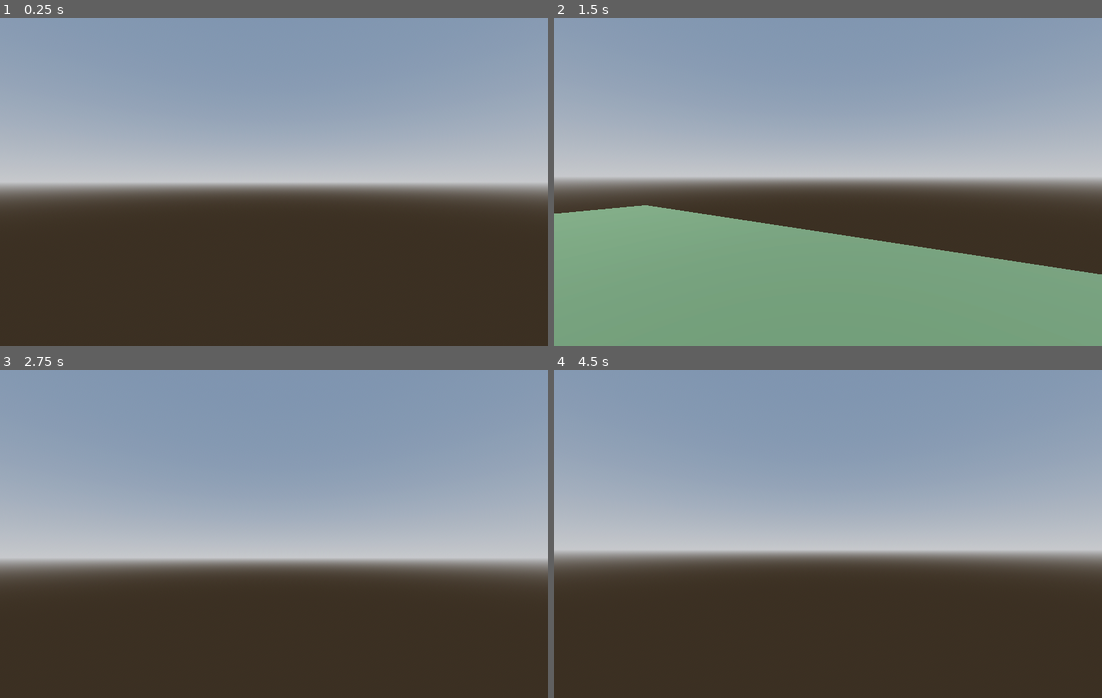
Above: before the commit, frames 1-4 (two rows, left to right).
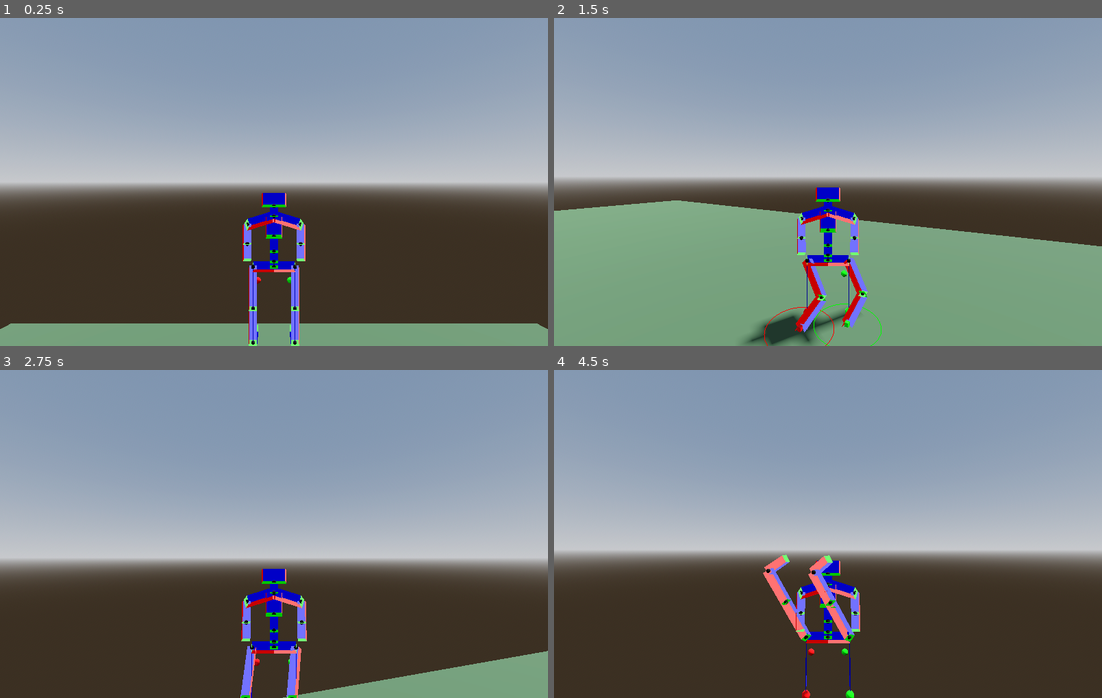
Above: after the commit, the same moments.

Repository: marcolatellafrias/character-parametric
Game: Godot game, scene res://Scenes/Demo.tscn
The game is run twice, just before and just after one commit, with the same random seed, the same clock (stepped at 60 frames per second) and the same inputs.
Inputs (mouse positions are in pixels of both pictures, inside the frame that each line leads up to):
- Up to frame 1 (0.25 s): no input
- Up to frame 2 (1.5 s): move the mouse to (855, 182) at 0.52 s; hold E 0.53-1.28 s; hold W (move_forward) from 0.53 s (still down); tap Space (jump) at 0.77 s; move the mouse to (800, 182) at 1.27 s; tap Q at 1.35 s
- Up to frame 3 (2.75 s): keep holding W (move_forward); tap Space (jump) at 1.52 s; move the mouse to (284, 527) at 2.02 s; hold E from 2.03 s (still down)
- Up to frame 4 (4.5 s): keep holding W (move_forward); move the mouse to (822, 540) at 2.77 s; release E at 2.78 s; tap Q at 2.85, 4.35 s; tap Space (jump) at 3.02, 3.77 s; move the mouse to (866, 537) at 3.52 s; hold E 3.53-4.28 s; move the mouse to (784, 530) at 4.27 s

The runs differ from the first frame. In frame 1, 8.8% of the frame differs, in the area x 0-100%, y 53-100%; in frame 2, 7.8%; in frame 3, 5.6%; in frame 4, 2.5%.

Commit message:
Descripción del cambio (por ejemplo: agregar animación de salto)

Diff:
--- a/Scenes/Demo.tscn
+++ b/Scenes/Demo.tscn
@@ -7,7 +7,6 @@
 [ext_resource type="Material" uid="uid://dnj4yx07gux3o" path="res://Materials/green.tres" id="5_4i7ud"]
 [ext_resource type="Script" uid="uid://rp6tci1gjxpq" path="res://scripts/bone_instantiator.gd" id="6_ecetj"]
 [ext_resource type="Script" uid="uid://cq25yhl2dfmgv" path="res://scripts/character_body_3d.gd" id="6_oilx1"]
-[ext_resource type="PackedScene" uid="uid://delu2qjrw6teu" path="res://addons/Mirror3D/Mirror3D.tscn" id="8_ecetj"]
 [ext_resource type="PackedScene" uid="uid://ckrqq415fubai" path="res://Scenes/test_slab.tscn" id="9_oilx1"]
 
 [sub_resource type="ProceduralSkyMaterial" id="ProceduralSkyMaterial_2rq0j"]
@@ -43,17 +42,17 @@
 
 [sub_resource type="CapsuleMesh" id="CapsuleMesh_u0d3p"]
 material = ExtResource("3_ecetj")
-radius = 0.1
+radius = 0.01
 height = 1.0
 
 [sub_resource type="CapsuleMesh" id="CapsuleMesh_d6ua1"]
 material = ExtResource("4_oilx1")
-radius = 0.1
+radius = 0.01
 height = 1.0
 
 [sub_resource type="CapsuleMesh" id="CapsuleMesh_umjme"]
 material = ExtResource("5_4i7ud")
-radius = 0.1
+radius = 0.01
 height = 1.0
 
 [sub_resource type="CapsuleShape3D" id="CapsuleShape3D_3xrpy"]
@@ -100,7 +99,7 @@
 shape = SubResource("ConcavePolygonShape3D_lsnf5")
 
 [node name="axis" type="Node3D" parent="."]
-transform = Transform3D(0.3, 0, 0, 0, 0.3, 0, 0, 0, 0.3, 0, 0, 0)
+transform = Transform3D(10, 0, 0, 0, 10, 0, 0, 0, 10, 0, 0, 0)
 
 [node name="X" type="MeshInstance3D" parent="axis"]
 transform = Transform3D(-4.371139e-08, -1, 0, 1, -4.371139e-08, 0, 0, 0, 1, 0.5, 0, 0)
@@ -126,17 +125,13 @@
 shape = SubResource("CapsuleShape3D_3xrpy")
 
 [node name="Camera3D" type="Camera3D" parent="player_root/player_controller"]
-transform = Transform3D(1, 0, 0, 0, 1, 0, 0, 0, 1, 0, 1.7772312, 0)
+transform = Transform3D(1, 0, 0, 0, 1, 0, 0, 0, 1, 0, 1.7772312, 2.7568374)
 
 [node name="BoneInstantiator" type="Node3D" parent="player_root/player_controller"]
 transform = Transform3D(1, 0, 0, 0, 1, 0, 0, 0, 1, 0, 0.6820402, 0)
 script = ExtResource("6_ecetj")
 
 [node name="ik_targets" type="Node3D" parent="player_root"]
-
-[node name="Mirror3D" parent="." instance=ExtResource("8_ecetj")]
-transform = Transform3D(0.9997644, 0, -0.021710187, 0, 1, 0, 0.021710187, 0, 0.9997644, -1.1451263, 1.4841802, -7.865616)
-size = Vector2(5, 3)
 
 [node name="jointTest" type="Node3D" parent="."]
 transform = Transform3D(1, 0, 0, 0, 0.9771941, -0.21234822, 0, 0.21234822, 0.9771941, 6.2752385, 0, 0)
--- a/scripts/bone_instantiator.gd
+++ b/scripts/bone_instantiator.gd
@@ -227,26 +227,8 @@
 	right_leg_next_target.add_child(DebugUtil.create_debug_sphere(right_color))
 
 func _physics_process(_delta: float) -> void:
-	left_leg_raycast.force_raycast_update()
-	if left_leg_raycast.is_colliding():
-		var collisionPoint : Vector3 = left_leg_raycast.get_collision_point()
-		left_leg_next_target.global_position = collisionPoint
-		if (!left_leg_current_target):
-			left_leg_current_target = create_ik_target(left_color, step_radius_walk)
-			ik_targets.add_child(left_leg_current_target)
-			left_leg_current_target.global_position = collisionPoint
-	right_leg_raycast.force_raycast_update()
-	if right_leg_raycast.is_colliding():
-		var collisionPoint : Vector3 = right_leg_raycast.get_collision_point()
-		right_leg_next_target.global_position = collisionPoint
-		if (!right_leg_current_target):
-			right_leg_current_target = create_ik_target(right_color, step_radius_walk)
-			ik_targets.add_child(right_leg_current_target)
-			right_leg_current_target.global_position = collisionPoint
-	if(left_leg_current_target):
-		solve_leg_ik(left_upper_leg,left_lower_leg,left_leg_current_target.global_position,left_leg_pole.position)
-	if(right_leg_current_target):
-		solve_leg_ik(right_upper_leg,right_lower_leg,right_leg_current_target.global_position,right_leg_pole.position)
+	left_leg_current_target = update_ik_raycast(left_leg_raycast,left_leg_next_target,left_leg_current_target,left_upper_leg,left_lower_leg,left_leg_pole, left_color)
+	right_leg_current_target = update_ik_raycast(right_leg_raycast,right_leg_next_target,right_leg_current_target,right_upper_leg,right_lower_leg,right_leg_pole, right_color)
 
 func create_ik_target(color: Color, radius: float) -> Node3D:
 	var _ik_target = Node3D.new()
@@ -277,7 +259,7 @@
 	if right_vec.length() < 1e-6:
 		right_vec = dir_to_target.orthogonal()
 	var bend_plane_normal = right_vec.normalized()
-	var pole_on_plane = (bend_plane_normal.cross(dir_to_target)).normalized()
+	var pole_on_plane = -(bend_plane_normal.cross(dir_to_target)).normalized()
 
 	# ---- Knee position (law of cosines) ----
 	var a = upper_len
@@ -291,20 +273,12 @@
 	var upper_dir = (knee_pos - root_pos).normalized()
 	var lower_dir = (target_pos - knee_pos).normalized()
 
-	# ---- Positions (if your rig expects them) ----
-	upper_bone.global_position = root_pos
-	lower_bone.global_position = knee_pos
-
 	# ---- Build world bases directly from REST -> POSE mapping ----
 	var upper_rest = Basis.from_euler(upper_bone.rest_rotation)
 	var lower_rest = Basis.from_euler(lower_bone.rest_rotation)
 
 	upper_bone.global_transform.basis = _pose_from_rest_to(upper_dir, pole_on_plane, upper_rest)
 	lower_bone.global_transform.basis = _pose_from_rest_to(lower_dir, pole_on_plane, lower_rest)
-
-	# (Optional) Sanity check
-	# print(upper_bone.global_transform.basis.y.dot(upper_dir))
-	# print(lower_bone.global_transform.basis.y.dot(lower_dir))
 
 func _pose_from_rest_to(dir: Vector3, pole: Vector3, rest_basis: Basis) -> Basis:
 	var y = dir.normalized()
@@ -328,11 +302,30 @@
 	if projected_pole.length() < 1e-6:
 		projected_pole = y.orthogonal().normalized()
 
-	var after_align = (align * rest_basis).x.normalized() # reference axis for twist
-	var s = after_align.cross(projected_pole).dot(y)
-	var t = after_align.dot(projected_pole)
+# NEW: make the leg's local -Z align with the pole direction on the bend plane
+	var ref_axis = (align * rest_basis).z.normalized()  # treat -Z as "forward"
+	var s = ref_axis.cross(projected_pole).dot(y)
+	var t = ref_axis.dot(projected_pole)
 	var twist_angle = atan2(s, t)
 	var twist = Basis(y, twist_angle)
 
 	# Final world basis
 	return twist * align * rest_basis
+
+
+func update_ik_raycast (raycast: RayCast3D, next_target: Node3D, current_target: Node3D, upper_leg: CustomBone, lower_leg: CustomBone, pole: Node3D, color: Color) -> Node3D:
+	raycast.force_raycast_update()
+	if raycast.is_colliding():
+		var collisionPoint : Vector3 = raycast.get_collision_point()
+		next_target.global_position = collisionPoint
+		if (current_target == null):
+			current_target = create_ik_target(color, step_radius_walk)
+			ik_targets.add_child(current_target)
+			current_target.global_position = collisionPoint
+		else:
+			var dist_traveled_xz := (Vector2(next_target.global_position.x,next_target.global_position.z) - Vector2(current_target.global_position.x,current_target.global_position.z) ).length_squared()
+			if(dist_traveled_xz>step_radius_walk):
+				current_target.global_position = collisionPoint
+	if(current_target):
+		solve_leg_ik(upper_leg,lower_leg,current_target.global_position,pole.position)
+	return current_target
--- a/scripts/custom_bone.gd
+++ b/scripts/custom_bone.gd
@@ -25,17 +25,17 @@
 	bone.add_child(pivot_mesh_instance)
 
 	#Añado mesh
-	var mesh_instance := MeshInstance3D.new()
-	var cube_mesh := BoxMesh.new()
-	cube_mesh.size = bone.capsule_dimensions
-	mesh_instance.mesh = cube_mesh
+	var mesh_instance := DebugUtil.create_debug_colored_cube(bone.capsule_dimensions) #MeshInstance3D.new()
+	#var cube_mesh :=  PrismMesh.new()
+	#cube_mesh.size = bone.capsule_dimensions
+	#mesh_instance.mesh = cube_mesh
 	mesh_instance.position = Vector3(0, bone.capsule_dimensions.y * 0.5, 0)
-	var material := StandardMaterial3D.new()
-	material.albedo_color = new_color
-	material.albedo_color.a = 0.5
+	#var material := StandardMaterial3D.new()
+	#material.albedo_color = new_color
+	#material.albedo_color.a = 0.5
 	#material.transparency = BaseMaterial3D.TRANSPARENCY_ALPHA
 	#material.flags_transparent = true
-	mesh_instance.material_override = material
+	#mesh_instance.material_override = material
 	bone.add_child(mesh_instance)
 
 	# Hago que el pivot del hueso, este donde termina o empieza el hueso padre
--- a/scripts/debug_util.gd
+++ b/scripts/debug_util.gd
@@ -56,3 +56,58 @@
 	mesh_instance.material_override = material
 
 	return mesh_instance
+
+# Creates a MeshInstance3D cube with axis-colored faces:
+#  +X: light red,  -X: dark red
+#  +Y: light green,-Y: dark green
+#  +Z: light blue, -Z: dark blue
+# size can be a float (uniform) or Vector3.
+static func create_debug_colored_cube(size, light_amount: float = 0.35) -> MeshInstance3D:
+	var s: Vector3 = size if typeof(size) == TYPE_VECTOR3 else Vector3(size, size, size)
+	var hx := s.x * 0.5
+	var hy := s.y * 0.5
+	var hz := s.z * 0.5
+
+	var mesh := ArrayMesh.new()
+	var mesh_instance := MeshInstance3D.new()
+
+	# Base colors + shades
+	light_amount = clamp(light_amount, 0.0, 0.9)
+	var red_pos   := Color(1, 0, 0).lightened(light_amount)
+	var red_neg   := Color(1, 0, 0).darkened(light_amount)
+	var green_pos := Color(0, 1, 0).lightened(light_amount)
+	var green_neg := Color(0, 1, 0).darkened(light_amount)
+	var blue_pos  := Color(0, 0, 1).lightened(light_amount)
+	var blue_neg  := Color(0, 0, 1).darkened(light_amount)
+
+	# Faces (CCW from outside). Order: +X, -X, +Y, -Y, +Z, -Z
+	var faces = [
+		{ "n": Vector3( 1, 0, 0), "v": [Vector3( hx,-hy,-hz), Vector3( hx, hy,-hz), Vector3( hx, hy, hz), Vector3( hx,-hy, hz)], "c": red_pos   }, # +X
+		{ "n": Vector3(-1, 0, 0), "v": [Vector3(-hx,-hy, hz), Vector3(-hx, hy, hz), Vector3(-hx, hy,-hz), Vector3(-hx,-hy,-hz)], "c": red_neg   }, # -X
+		{ "n": Vector3( 0, 1, 0), "v": [Vector3(-hx, hy,-hz), Vector3(-hx, hy, hz), Vector3( hx, hy, hz), Vector3( hx, hy,-hz)], "c": green_pos }, # +Y
+		{ "n": Vector3( 0,-1, 0), "v": [Vector3(-hx,-hy, hz), Vector3(-hx,-hy,-hz), Vector3( hx,-hy,-hz), Vector3( hx,-hy, hz)], "c": green_neg }, # -Y
+		{ "n": Vector3( 0, 0, 1), "v": [Vector3(-hx,-hy, hz), Vector3( hx,-hy, hz), Vector3( hx, hy, hz), Vector3(-hx, hy, hz)], "c": blue_pos  }, # +Z
+		{ "n": Vector3( 0, 0,-1), "v": [Vector3( hx,-hy,-hz), Vector3(-hx,-hy,-hz), Vector3(-hx, hy,-hz), Vector3( hx, hy,-hz)], "c": blue_neg  }  # -Z
+	]
+
+	for i in faces.size():
+		var f = faces[i]
+		var verts: PackedVector3Array = PackedVector3Array(f["v"])
+		var norms: PackedVector3Array = PackedVector3Array([f["n"], f["n"], f["n"], f["n"]])
+		var indices := PackedInt32Array([0, 1, 2, 0, 2, 3])
+
+		var arrays := []
+		arrays.resize(Mesh.ARRAY_MAX)
+		arrays[Mesh.ARRAY_VERTEX] = verts
+		arrays[Mesh.ARRAY_NORMAL] = norms
+		arrays[Mesh.ARRAY_INDEX] = indices
+
+		mesh.add_surface_from_arrays(Mesh.PRIMITIVE_TRIANGLES, arrays)
+
+		var mat := StandardMaterial3D.new()
+		mat.shading_mode = BaseMaterial3D.SHADING_MODE_UNSHADED
+		mat.albedo_color = f["c"]
+		mesh.surface_set_material(mesh.get_surface_count() - 1, mat)
+
+	mesh_instance.mesh = mesh
+	return mesh_instance
Not shown: 1 places in Scenes/Demo.tscn that only renumber resources
